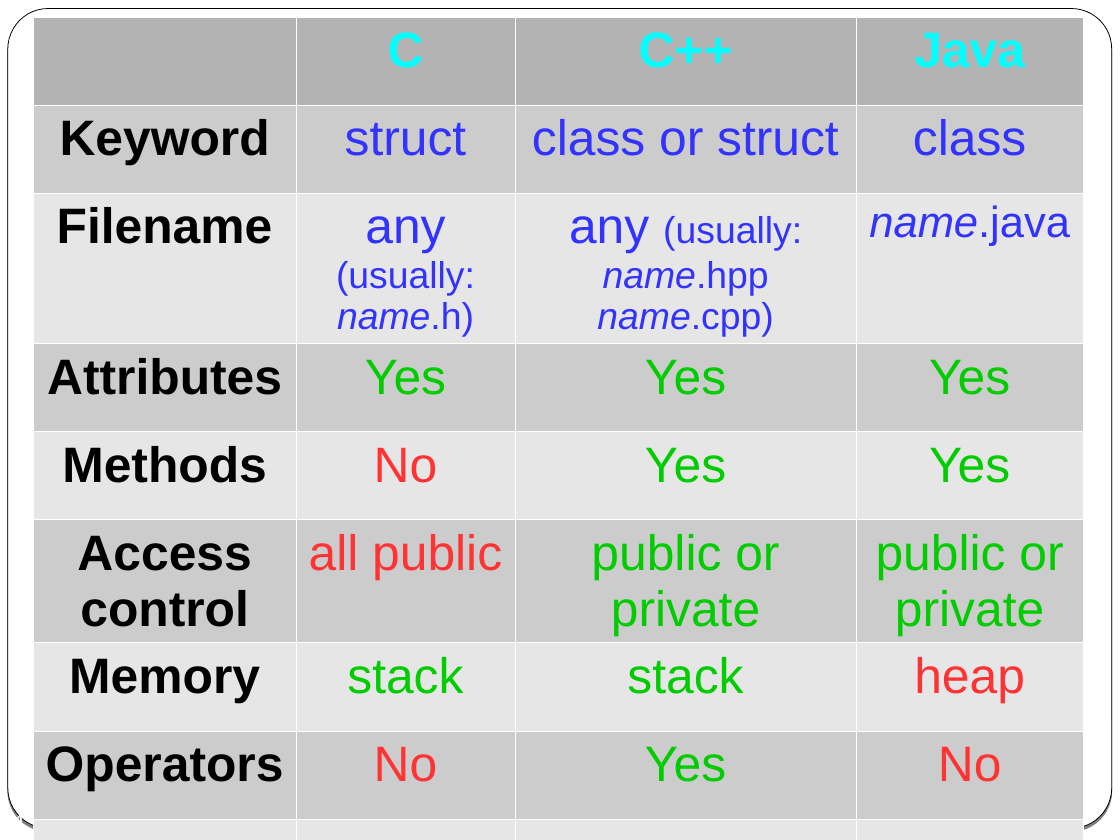
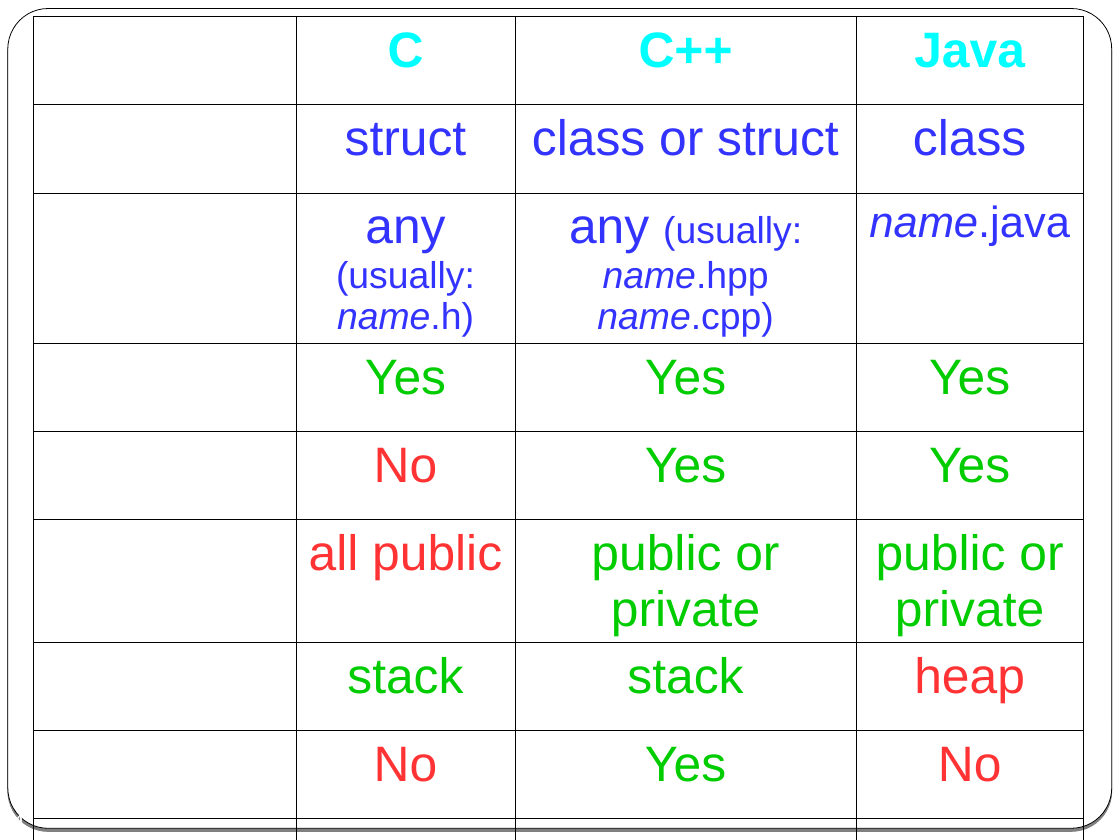
Before and after one commit to cpp-at-ariel/cpp-5778, a slide deck: slide 4 of week02-classes-constructors-destructors/slides-classes.odp. Drawn at 1120x840 pixels with LibreOffice and Linux fonts; fonts in the diff are those of the drawing. Boxes give left, top, right and bottom in pixels: in the first picture for what was removed or moved away, otherwise in the second. Text is boxed around its words. In the diff, an @@ line names an element or a change of style, - is before the commit and + after.

```diff
--- a/week02-classes-constructors-destructors/slides-classes.odp
+++ b/week02-classes-constructors-destructors/slides-classes.odp
@@ table at <box>34,17,1083,840</box> @@
@@ fill #B3B3B3 to none in 3 cells @@
@@ fill #CCCCCC to none in 16 cells @@
@@ fill #E6E6E6 to none in 12 cells @@
@@ text colour #000000 to #FFFFFF in "Keyword", "Filename", "Attributes", "Methods" and 3 more places @@
@@ borders changed @@
```
Also in this commit, not shown: 3 other slides changed, 11 other files.
